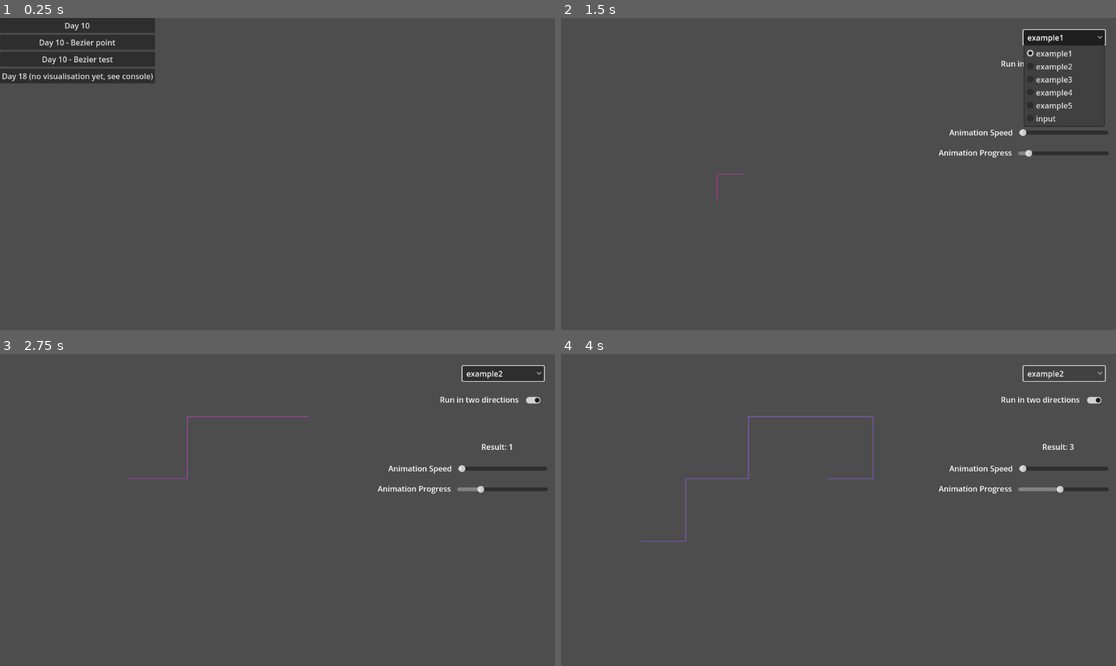
Above: before the commit, frames 1-4 (two rows, left to right).
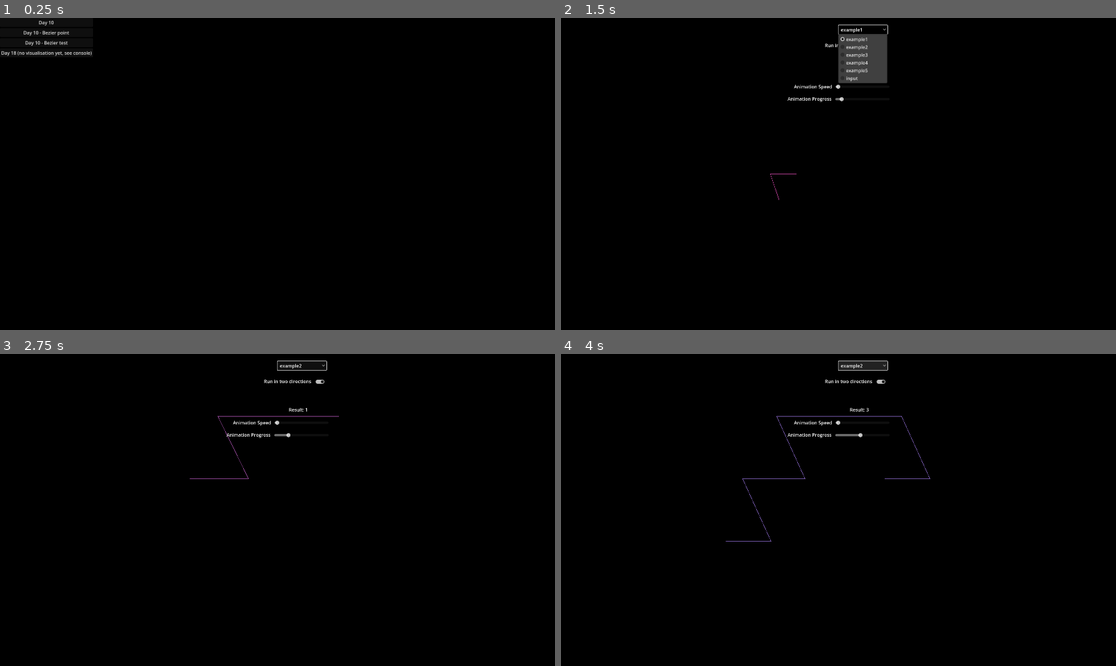
Above: after the commit, the same moments.

Repository: MikulasZelinka/advent-of-godot-2023
Game: Godot game, scene res://scenes/main.tscn
Same seed, same stepped clock (60 frames per second), same inputs: the game is played once before the commit and once after it.
Inputs (mouse positions are in pixels of both pictures, inside the frame that each line leads up to; where the layout moved, square brackets give the same spot in the first picture):
- Up to frame 1 (0.25 s): no input
- Up to frame 2 (1.5 s): click "Day 10" at 0.5 s; click "example1" at 1.25 s
- Up to frame 3 (2.75 s): click (321, 382) [532, 400] at 2 s
- Up to frame 4 (4 s): click "example2" at 2.75 s; click "example2" at 3.5 s

The runs differ from the first frame. In frame 1, 100% of the frame differs, in the area x 0-100%, y 0-100%; in frame 2, 99%; in frame 3, 100%; in frame 4, 100%.

Commit message:
feat: day 10 vertex shader

Diff:
--- a/project.godot
+++ b/project.godot
@@ -13,7 +13,16 @@
 config/name="advent-of-godot-2023"
 run/main_scene="res://scenes/main.tscn"
 config/features=PackedStringArray("4.2", "GL Compatibility")
+boot_splash/bg_color=Color(0, 0, 0, 1)
+boot_splash/show_image=false
+boot_splash/fullsize=false
+boot_splash/use_filter=false
 config/icon="res://assets/icon.svg"
+
+[display]
+
+window/size/viewport_width=1920
+window/size/viewport_height=1080
 
 [editor]
 
@@ -27,3 +36,4 @@
 
 renderer/rendering_method="gl_compatibility"
 renderer/rendering_method.mobile="gl_compatibility"
+environment/defaults/default_clear_color=Color(0, 0, 0, 1)
--- a/scenes/day-10/line.gdshader
+++ b/scenes/day-10/line.gdshader
@@ -9,6 +9,12 @@
 
 void vertex() {
 	// Called for every vertex the material is visible on.
+	//if (VERTEX.y > 540.0) {
+		VERTEX += vec2(sin(TIME * 0.5) * VERTEX.y, 0) * 0.5;
+
+		// https://docs.godotengine.org/en/stable/tutorials/shaders/shader_reference/canvas_item_shader.html#built-ins
+
+	//}
 }
 
 void fragment() {
--- a/scenes/day-10/map.gd
+++ b/scenes/day-10/map.gd
@@ -62,7 +62,6 @@
 	progress = value
 
 	if run_in_two_directions_toggle.button_pressed:
-		print("sss")
 		var half_points: int = int(total_points / 2)
 		var points_forward = take_vectors_with_progress(point_vectors.slice(0, half_points + 1))
 		var points_backward = take_vectors_with_progress(point_vectors.slice(-1, half_points - 1, -1))
